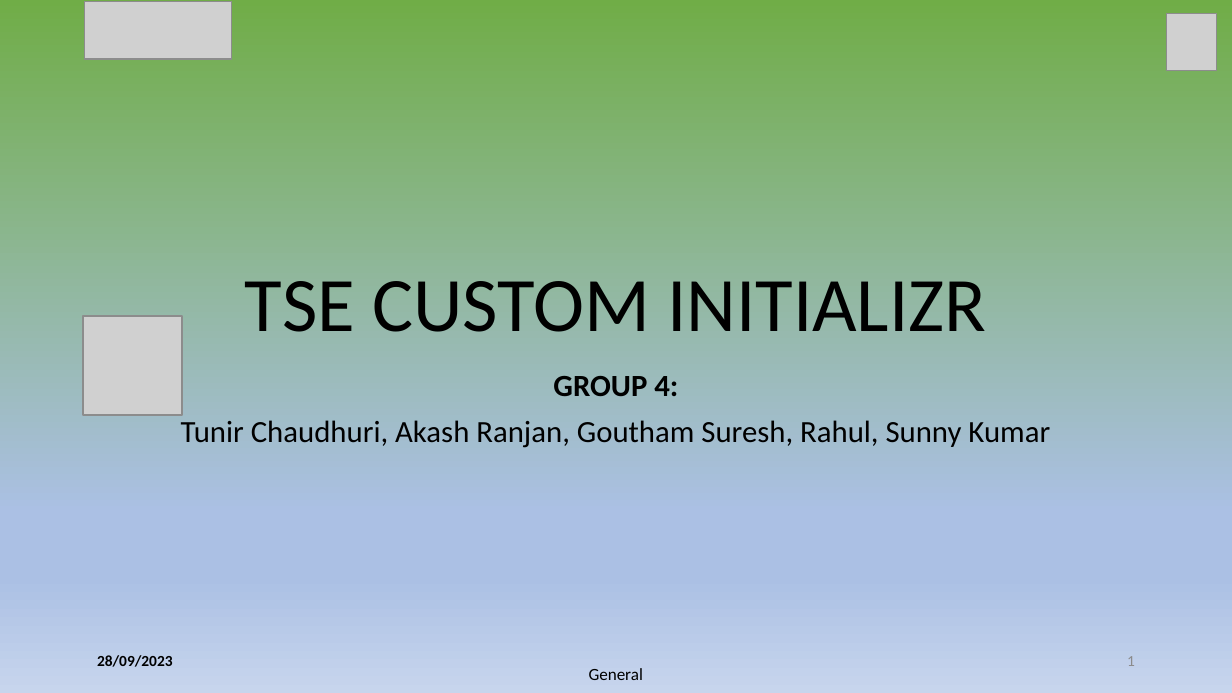
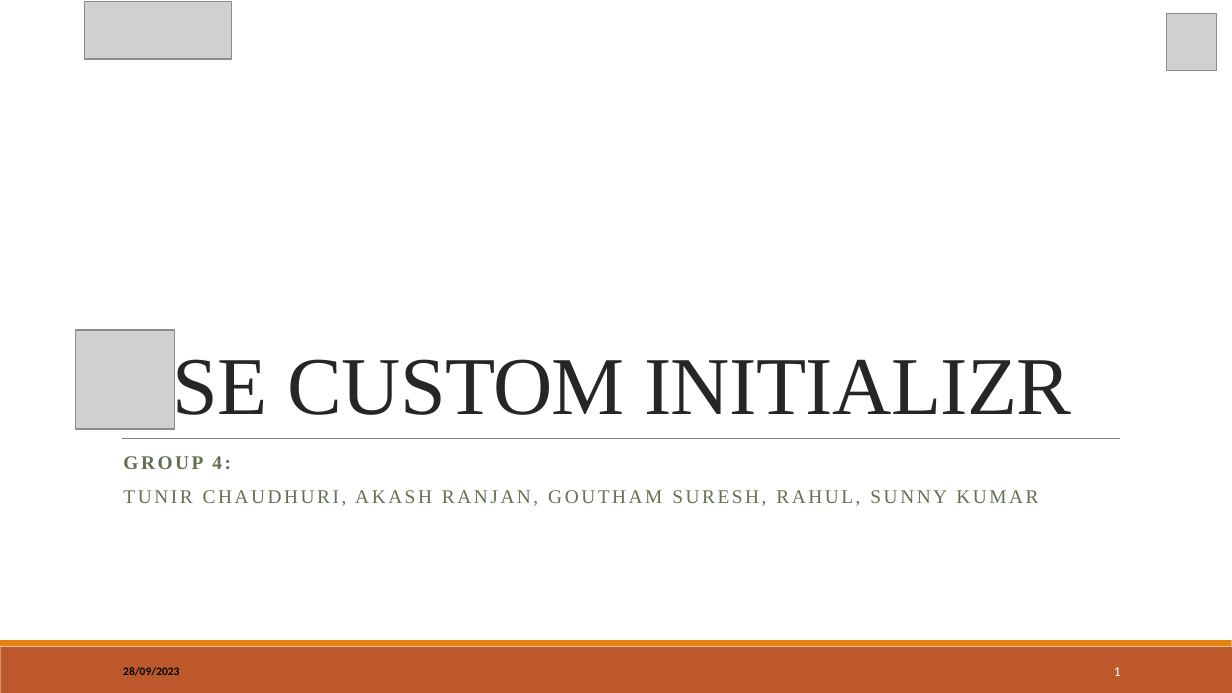
Before and after one commit to Tunir10Chaudhuri/Case_Study_Group_4, a slide deck: slide 1 of CaseStudy-04.pptx. Drawn at 1232x693 pixels with LibreOffice and Linux fonts; fonts in the diff are those of the drawing; grey boxes stand for pictures. Boxes give left, top, right and bottom in pixels: in the first picture for what was removed or moved away, otherwise in the second. Text is boxed around its words. In the diff, an @@ line names an element or a change of style, - is before the commit and + after.

```diff
--- a/CaseStudy-04.pptx
+++ b/CaseStudy-04.pptx
@@ background gradient #70AD47 to #ABC0E4 to #C7D5ED to #FFFFFF @@
@@ title "TSE CUSTOM INITIALIZR": place and size @@
-title "TSE CUSTOM INITIALIZR" at box(245, 281, 986, 332)
+title "TSE CUSTOM INITIALIZR" at box(123, 350, 1071, 429)
@@ title "TSE CUSTOM INITIALIZR" at box(123, 350, 1071, 429): size 45 to 48 pt, font Calibri to Times New Roman, text colour #000000 to #262626, letter spacing 0 to -0.4 pt; alignment centre to left; line spacing 0.9 to 0.85 @@
@@ picture: place and size @@
-picture at box(83, 317, 181, 415)
+picture at box(75, 330, 174, 429)
@@ line added from (122, 439) to (1120, 439), #808080 0.5 pt @@
@@ subtitle "GROUP 4:": place and size @@
-subtitle "GROUP 4:" at box(181, 376, 1050, 448)
+subtitle "GROUP 4:" at box(123, 456, 1038, 506)
@@ subtitle at box(123, 456, 231, 469): size 18 to 11.2 pt, font Calibri to Times New Roman, text colour #000000 to #637052, letter spacing 0 to 1.5 pt in "GROUP 4:"; alignment centre to left; line spacing 0.9 to 0.7; more space between paragraphs @@
@@ subtitle at box(123, 490, 1038, 506): text changed; size 18 to 11.2 pt; font Calibri to Times New Roman; text colour #000000 to #637052 @@
-Tunir Chaudhuri, Akash Ranjan, Goutham Suresh, Rahul, Sunny Kumar
+TUNIR CHAUDHURI, AKASH RANJAN, GOUTHAM SURESH, RAHUL, SUNNY KUMAR
@@ rectangle added at box(0, 647, 1232, 693), fill #BD582C @@
@@ rectangle added at box(0, 641, 1232, 647), fill #E48312 @@
@@ text "28/09/2023": place and size @@
-text "28/09/2023" at box(97, 655, 173, 667)
+text "28/09/2023" at box(123, 667, 179, 676)
@@ text "28/09/2023" at box(123, 667, 179, 676): size 9 to 6.8 pt @@
@@ page number: place and size @@
-page number at box(1127, 656, 1135, 666)
+page number at box(1114, 667, 1121, 676)
@@ page number at box(1114, 667, 1121, 676): size 9 to 7.9 pt, text colour #8C8C8C to #FFFFFF @@
@@ text removed at box(589, 668, 643, 680) @@
-General
```
Also in this commit, not shown: 9 other slides changed, 1 slide added, 1 slide removed.
